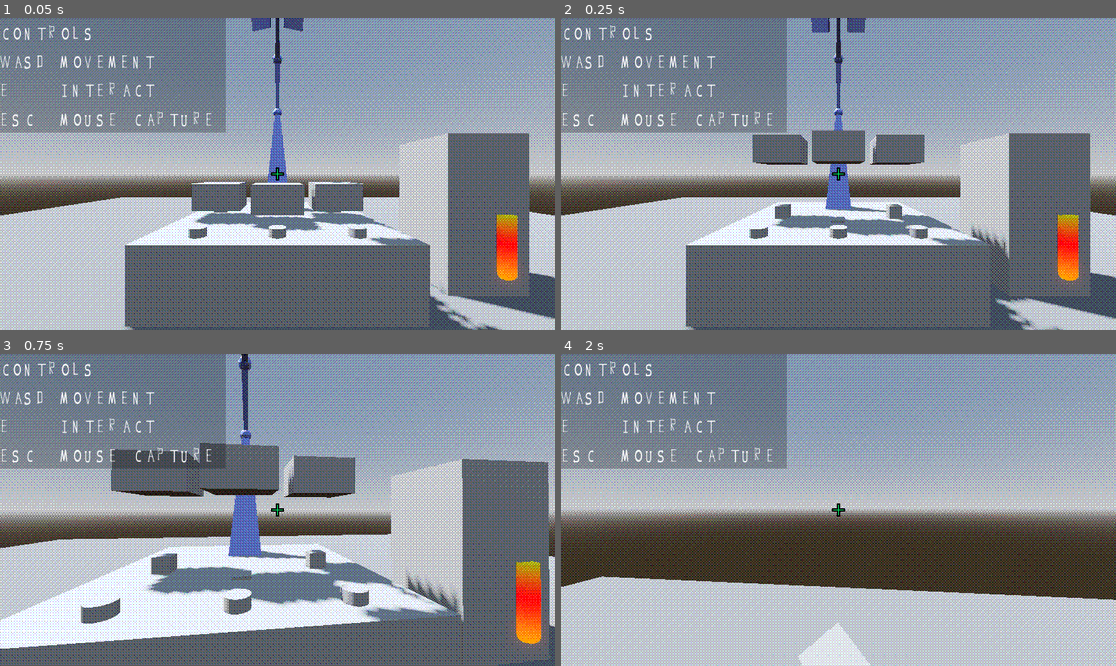
Above: before the commit, frames 1-4 (two rows, left to right).
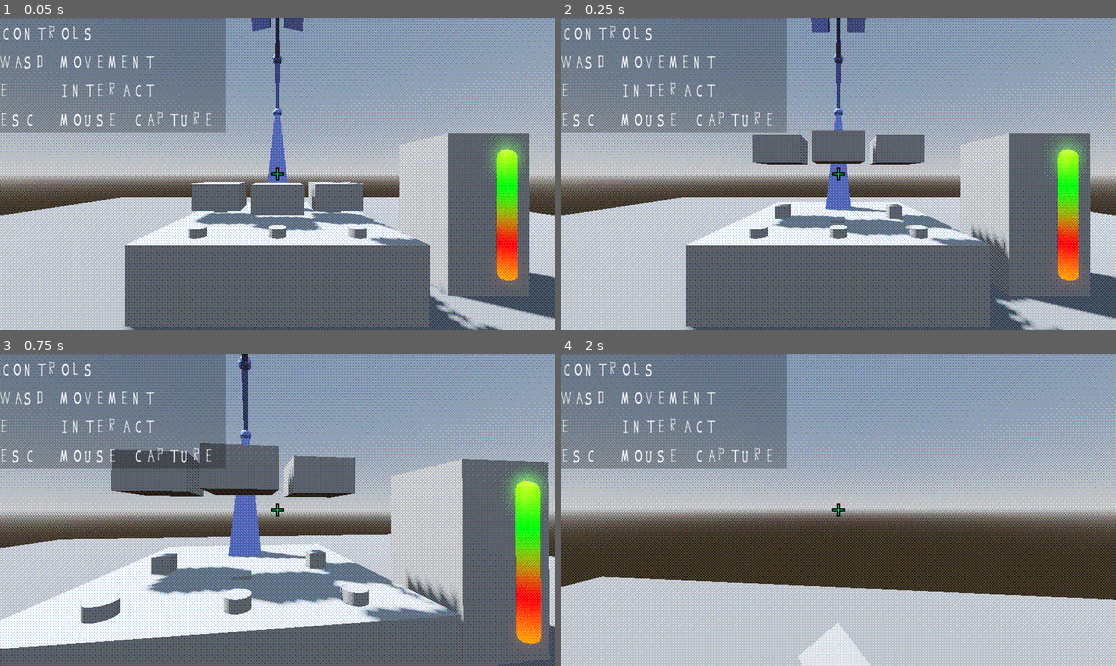
Above: after the commit, the same moments.

Repository: anniesanap/COMP-360-Group-2-Assignment-4
Game: Godot game, scene res://root.tscn
Same seed, same stepped clock (60 frames per second), same inputs: the game is played once before the commit and once after it.
Inputs (mouse positions are in pixels of both pictures, inside the frame that each line leads up to):
- Up to frame 1 (0.05 s): no input
- Up to frame 2 (0.25 s): no input
- Up to frame 3 (0.75 s): move the mouse to (305, 510) at 0.52 s; hold W (move_forward) from 0.53 s (still down); hold E (interact) from 0.53 s (still down)
- Up to frame 4 (2 s): keep holding W (move_forward); tap Space (jump) at 0.77, 1.52 s; move the mouse to (810, 510) at 1.27 s; release E (interact) at 1.28 s; tap E (interact) at 1.35 s

The runs differ from the first frame. In frame 1, 0.9% of the frame differs, in the area x 87-96%, y 36-64%; in frame 2, 0.9%; in frame 3, 1.4%, in the area x 90-100%, y 35-68%; in frame 4, nothing differs.

Commit message:
Fix default value for life meter

Diff:
--- a/root.tscn
+++ b/root.tscn
@@ -580,7 +580,7 @@
 [sub_resource type="ShaderMaterial" id="ShaderMaterial_3turx"]
 render_priority = 0
 shader = ExtResource("9_eekud")
-shader_parameter/lives = 1.0
+shader_parameter/lives = 2.0
 shader_parameter/max_lives = 2
 shader_parameter/y_bounds = Vector2(-0.8, 0.8)
 
